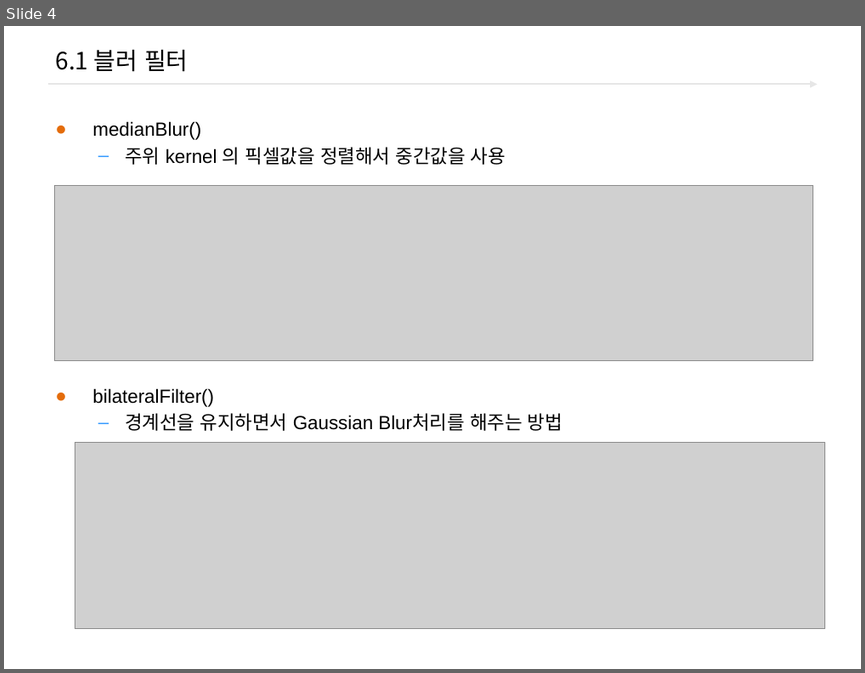
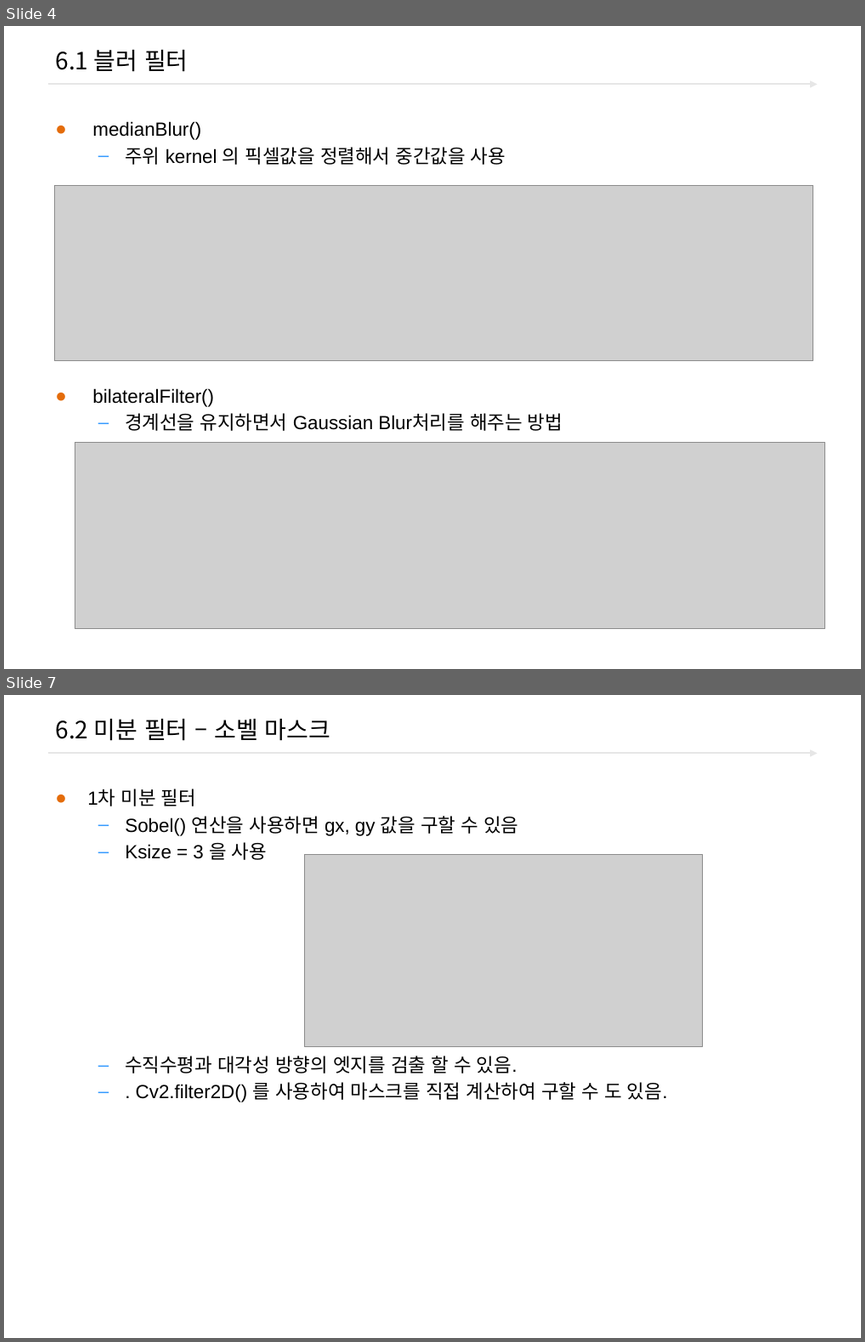
Before and after one commit to freshmea/ict_robot_dajung, a slide deck: pdf_ppt/2.OpenCV/Open_cv_06_필터링.pptx. Shown one above the other, each under a label of ours: slide 4 before the commit, slides 4 and 7 after it; the slides between them are not shown. The pictures are 865x673 and 865x1342 pixels, drawn with LibreOffice and Linux fonts; fonts in the diff are those of the drawing; grey boxes stand for pictures; background and template pictures are left out. Boxes give left, top, right and bottom in pixels: in the first picture for what was removed or moved away, otherwise in the second. Text is boxed around its words. In the diff, an @@ line names an element or a change of style, - is before the commit and + after.

```diff
--- a/pdf_ppt/2.OpenCV/Open_cv_06_필터링.pptx
+++ b/pdf_ppt/2.OpenCV/Open_cv_06_필터링.pptx
@@ slide 7 added at [4, 695, 861, 1338], background #FFFFFF; not listed: 1 template element that a slide beside it also shows @@
@@ title added at [55, 718, 330, 741], 20 pt, text #000000 @@
+6.2 미분 필터 – 소벨 마스크
@@ text added at [87, 789, 668, 1102], 16 pt, text #000000 @@
+● 1차 미분 필터
+  – Sobel() 연산을 사용하면 gx, gy 값을 구할 수 있음
+  – Ksize = 3 을 사용
+  – 수직수평과 대각성 방향의 엣지를 검출 할 수 있음.
+  – . Cv2.filter2D() 를 사용하여 마스크를 직접 계산하여 구할 수 도 있음.
@@ picture added at [304, 854, 703, 1046] @@
```
Also in this commit, not shown: 6 other slides added, 1 other file.
